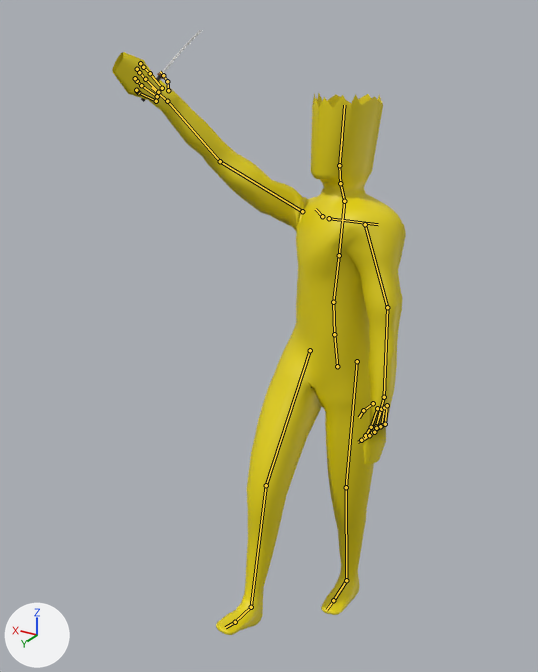
The Blender file models/guy/guy.blend, before and after one commit.
The view is the same before and after, from a 50 mm lens placed at (-1.11, 2.31, 2.25), pointed at (0.17, 0.18, 1.19). The axes (+X, +Y, +Z) are drawn at lower left. The lights are the same throughout. The first picture is the older version. Both versions are drawn at frame 24 of the action 'Swing'; the numbers are the values there. The bones that change, and the others that lie on the model, are drawn over the model as lines.
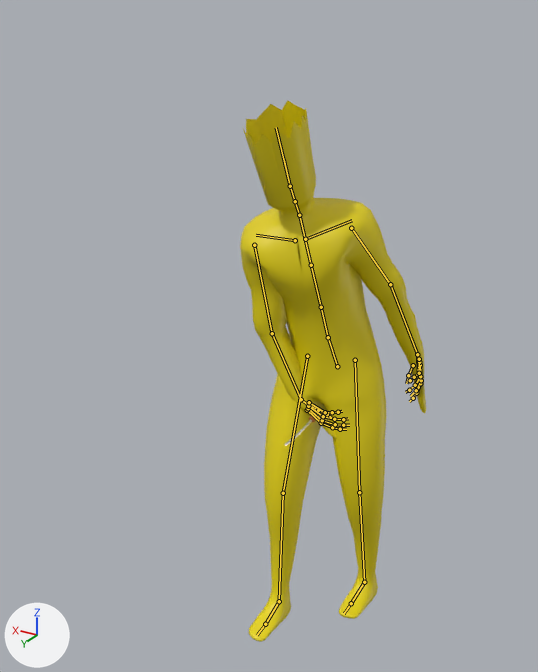
ob_empty is not drawn itself; it is the parent of ob_katana.

What differs and where, as boxes (x1, y1, x2, y2) in the pictures (538 x 672 px):
'Cube', posed (37% narrower, 7% shorter)
    before: (112, 52, 406, 635)
    after: (240, 100, 426, 642)
'Katana', posed
    before: (141, 30, 203, 102)
    after: (284, 416, 316, 446)
bone 'spine', root to tip
    before: (337, 366) to (334, 334)
    after: (337, 366) to (328, 337)
bone 'spine.002', root to tip
    before: (333, 302) to (339, 255)
    after: (321, 307) to (311, 265)
bone 'forearm.L', root to tip
    before: (387, 307) to (384, 397)
    after: (390, 284) to (417, 354)
bone 'upper_arm.R', root to tip
    before: (302, 211) to (220, 161)
    after: (254, 245) to (272, 333)
bone 'forearm.R', root to tip
    before: (220, 161) to (167, 101)
    after: (272, 333) to (301, 399)
bone 'hand.R', root to tip
    before: (167, 101) to (151, 87)
    after: (301, 399) to (317, 412)
bone 'thigh.L', root to tip
    before: (357, 361) to (346, 487)
    after: (355, 360) to (359, 492)
bone 'shin.L', root to tip
    before: (346, 487) to (346, 580)
    after: (359, 492) to (364, 582)
bone 'thigh.R', root to tip
    before: (310, 350) to (266, 485)
    after: (307, 356) to (283, 493)
bone 'shin.R', root to tip
    before: (266, 485) to (251, 607)
    after: (283, 493) to (279, 601)
bone 'foot.R', root to tip
    before: (251, 607) to (235, 622)
    after: (279, 601) to (265, 624)

What the commit changed:
Bone 'spine' (bone_spine) turns from (0, 0, 0) to (8, 5, 7) degrees about its own x, y and z.
Bone 'spine.002' (bone_spine_002) turns from (-6, -24, 2) to (8, 16, 3) degrees about its own x, y and z.
Bone 'forearm.L' (bone_forearm_l) turns from (2, -1, -13) to (1, -1, -13) degrees about its own x, y and z.
Bone 'upper_arm.R' (bone_upper_arm_r) turns from (122, 6, 97) to (6, -2, 80) degrees about its own x, y and z.
Bone 'forearm.R' (bone_forearm_r) turns from (2, 1, 13) to (0, 10, 22) degrees about its own x, y and z.
Bone 'hand.R' (bone_hand_r) turns from (-15, -1, 18) to (-13, -7, 21) degrees about its own x, y and z.
Bone 'thigh.L' (bone_thigh_l) turns from (0, 0, 0) to (-10, 0, 0) degrees about its own x, y and z.
Bone 'shin.L' (bone_shin_l) turns from (0, 0, 0) to (6, 5, 6) degrees about its own x, y and z.
Bone 'thigh.R' (bone_thigh_r) turns from (-33, 0, 0) to (-27, 3, 6) degrees about its own x, y and z.
Bone 'shin.R' (bone_shin_r) turns from (15, 0, 0) to (10, -1, 1) degrees about its own x, y and z.
Bone 'foot.R' (bone_foot_r) turns from (-11, 0, 0) to (3, 0, 0) degrees about its own x, y and z.
